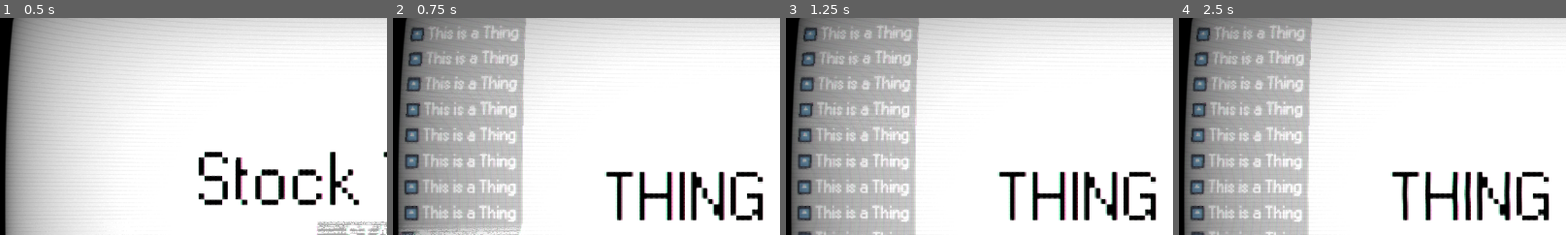
Above: before the commit, frames 1-4 (left to right).
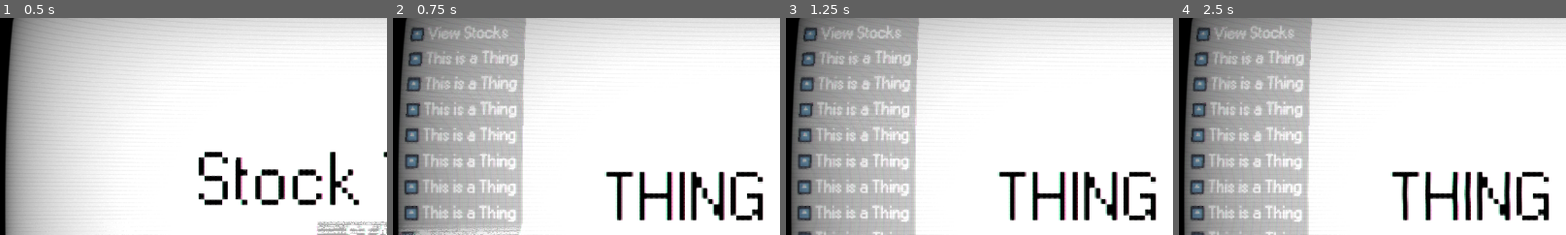
Above: after the commit, the same moments.

Repository: Shuflduf/Stock-Trading-Game
Game: Godot game, scene res://Scenes/main.tscn
Same seed, same stepped clock (60 frames per second), same inputs: the game is played once before the commit and once after it. The engine's default icon, where the game draws it, is replaced by a stand-in: a white triangle on a blue panel in a dark square.
Inputs (mouse positions are % of the whole screen's width and height, from its top left):
- Up to frame 1 (0.5 s): no input
- Up to frame 2 (0.75 s): click "- START -" at 0.5 s
- Up to frame 3 (1.25 s): no input
- Up to frame 4 (2.5 s): move the mouse to (8, 50) at 1.27 s; click (8, 50) at 1.42 s; move the mouse to (2, 11) at 2.02 s; click (2, 11) at 2.17 s
The pictures show only the part of the screen within x 0-50%, y 8-58%; the shares and areas given below are measured in that part.

Frame 1 is identical in both runs. In frame 2, 0.5% of the frame differs, in the area x 9-33%, y 3-11%; in frame 3, 0.5%; in frame 4, 0.5%.

Commit message:
setup stocks and stocklist

Diff:
--- /dev/null
+++ b/Resources/default_stocks.tres
@@ -0,0 +1,8 @@
+[gd_resource type="Resource" script_class="StocksList" load_steps=3 format=3 uid="uid://dyumw5aefx0bd"]
+
+[ext_resource type="Script" path="res://Scripts/stocks_list.gd" id="1_3lm0h"]
+[ext_resource type="Script" path="res://Scripts/stock.gd" id="2_7wfts"]
+
+[resource]
+script = ExtResource("1_3lm0h")
+stocks = Array[ExtResource("2_7wfts")]([])
--- a/Scenes/Menus/stocks.tscn
+++ b/Scenes/Menus/stocks.tscn
@@ -94,12 +94,12 @@
 text = "STOCK GOES HERE"
 label_settings = SubResource("LabelSettings_uffqd")
 
-[node name="PanelContainer7" type="PanelContainer" parent="ScrollContainer/VFlowContainer"]
+[node name="PanelContainer7" type="PanelContainer" parent="ScrollContainer/VFlowContainer/PanelContainer6"]
 layout_mode = 2
 size_flags_vertical = 3
 theme_override_styles/panel = SubResource("StyleBoxFlat_cgpof")
 
-[node name="Label" type="Label" parent="ScrollContainer/VFlowContainer/PanelContainer7"]
+[node name="Label" type="Label" parent="ScrollContainer/VFlowContainer/PanelContainer6/PanelContainer7"]
 layout_mode = 2
 text = "STOCK GOES HERE"
 label_settings = SubResource("LabelSettings_uffqd")
--- a/Scenes/game.tscn
+++ b/Scenes/game.tscn
@@ -1,7 +1,9 @@
-[gd_scene load_steps=8 format=3 uid="uid://c80rfug25n0er"]
+[gd_scene load_steps=10 format=3 uid="uid://c80rfug25n0er"]
 
+[ext_resource type="Script" path="res://Scripts/game.gd" id="1_k6mn0"]
 [ext_resource type="Script" path="res://Scripts/menu_option_list.gd" id="1_oyeuu"]
 [ext_resource type="PackedScene" uid="uid://brfg2httpwfmo" path="res://Scenes/menu_option.tscn" id="1_ucj8x"]
+[ext_resource type="Resource" uid="uid://dyumw5aefx0bd" path="res://Resources/default_stocks.tres" id="2_7bahw"]
 [ext_resource type="FontFile" uid="uid://bfamv70276jo3" path="res://Resources/Fonts/W95FA.otf" id="2_p326e"]
 [ext_resource type="PackedScene" uid="uid://bvr2uy20qdv3y" path="res://Scenes/Menus/stocks.tscn" id="3_kmg1g"]
 
@@ -26,6 +28,8 @@
 anchor_bottom = 1.0
 grow_horizontal = 2
 grow_vertical = 2
+script = ExtResource("1_k6mn0")
+stocks = ExtResource("2_7bahw")
 
 [node name="Background" type="Panel" parent="."]
 z_index = -4096
@@ -60,7 +64,7 @@
 
 [node name="MenuOption" parent="HBoxContainer/PanelContainer/Options" instance=ExtResource("1_ucj8x")]
 layout_mode = 2
-item_name = "This is a Thing"
+item_name = "View Stocks"
 target_scene = ExtResource("3_kmg1g")
 
 [node name="MenuOption2" parent="HBoxContainer/PanelContainer/Options" instance=ExtResource("1_ucj8x")]
--- /dev/null
+++ b/Scripts/game.gd
@@ -0,0 +1,3 @@
+extends Control
+
+@export var stocks: StocksList
--- a/Scripts/main_menu.gd
+++ b/Scripts/main_menu.gd
@@ -3,4 +3,4 @@
 signal go_to_game
 
 func _on_button_pressed() -> void:
-	go_to_game.emit()
+    go_to_game.emit()
--- a/Scripts/stock.gd
+++ b/Scripts/stock.gd
@@ -1 +1,12 @@
+class_name Stock
 extends Resource
+## Represents a stock. Can be bought and sold, has supply and demand.
+
+## Name of the stock
+@export var name: String
+
+## How much of the stock is in circulation in the economy
+@export var quantity: int
+
+## Starting price of one stock. This value will change, and is only set here as a starting point.
+@export var price: int
--- /dev/null
+++ b/Scripts/stocks_list.gd
@@ -0,0 +1,4 @@
+class_name StocksList
+extends Resource
+
+@export var stocks: Array[Stock]
